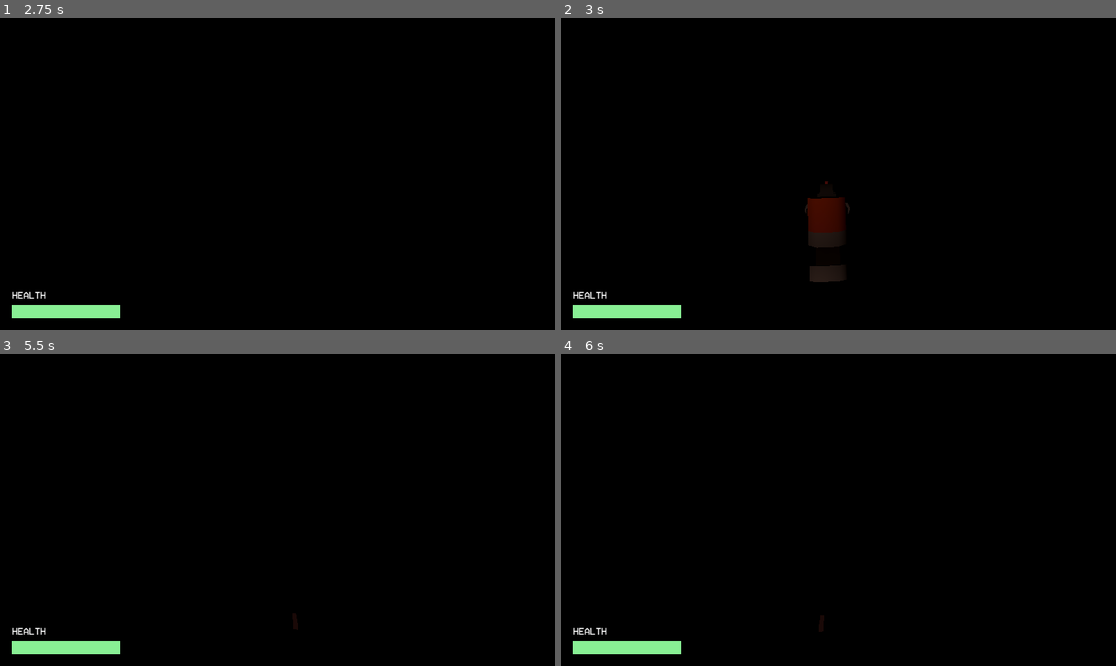
Above: before the commit, frames 1-4 (two rows, left to right).
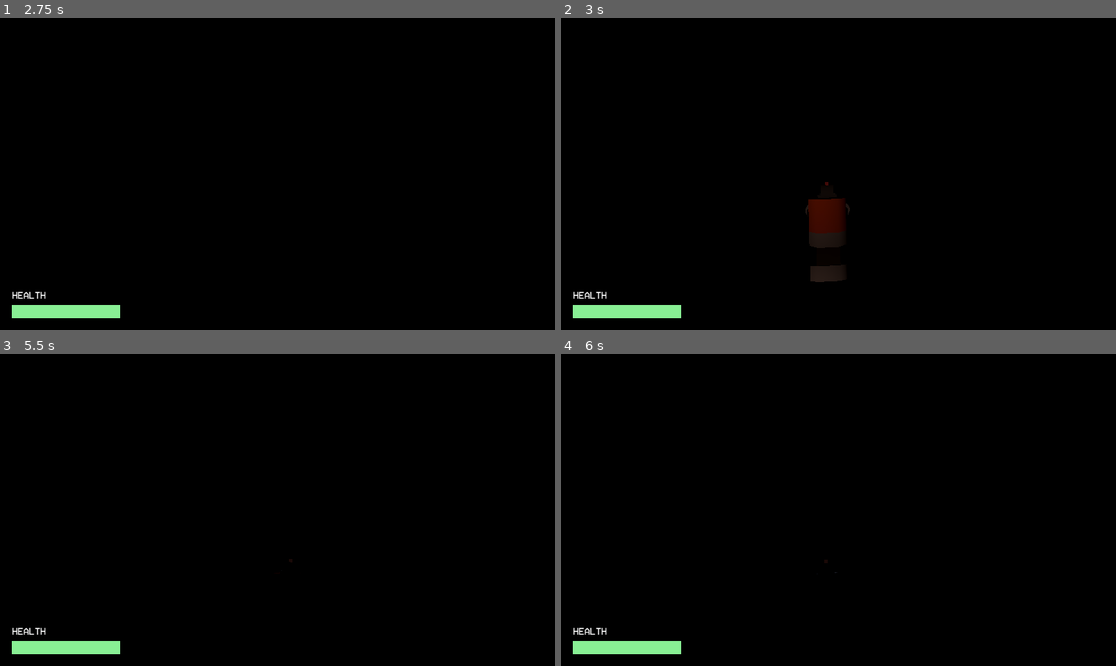
Above: after the commit, the same moments.

Repository: ts-scik/goop-gun
Game: Godot game, scene res://Prefabs/main_scene.tscn
The game is run twice, just before and just after one commit, with the same random seed, the same clock (stepped at 60 frames per second) and the same inputs. The engine's default icon, where the game draws it, is replaced by a stand-in: a white triangle on a blue panel in a dark square.
Inputs (mouse positions are in pixels of both pictures, inside the frame that each line leads up to):
- Up to frame 1 (2.75 s): click (255, 158) at 0.52 s; type "Alex" at 0.6 s; click "Host" at 1.25 s; click "Start Game" at 2 s
- Up to frame 2 (3 s): tap Enter at 2.75 s; move the mouse to (866, 174) at 2.77 s; hold W (forward) from 2.78 s (still down); hold Right mouse button (aim) from 2.78 s (still down)
- Up to frame 3 (5.5 s): keep holding W (forward); tap Space (jump) at 3.02, 3.5, 3.77, 5, 5.27 s; click (305, 510) at 3.05 s; move the mouse to (249, 510) at 3.52 s; release Right mouse button (aim) at 3.53 s; click (249, 510) at 3.6 s; right-click (249, 510) at 3.8 s; tap Enter at 4.25 s; move the mouse to (288, 503) at 4.27 s; hold Right mouse button (aim) 4.28-5.03 s; click (288, 503) at 4.55 s; move the mouse to (271, 516) at 5.02 s; tap Tab (scoreboard) at 5.1 s; right-click (271, 516) at 5.3 s
- Up to frame 4 (6 s): keep holding W (forward); tap Enter at 5.75 s; move the mouse to (877, 513) at 5.77 s; press the mouse at (877, 513) at 5.78 s

Frame 1 is identical in both runs. In frame 2, less than 0.1% of the frame differs, in the area x 43-53%, y 52-85%; in frame 3, less than 0.1%; in frame 4, less than 0.1%.

Commit message:
did a bunch of code cleanup on camera+player

Diff:
--- a/Prefabs/player.tscn
+++ b/Prefabs/player.tscn
@@ -17,12 +17,6 @@
 properties/1/path = NodePath(".:rotation")
 properties/1/spawn = true
 properties/1/replication_mode = 1
-properties/2/path = NodePath("CameraController/GunController:position")
-properties/2/spawn = true
-properties/2/replication_mode = 1
-properties/3/path = NodePath("CameraController/GunController:rotation")
-properties/3/spawn = true
-properties/3/replication_mode = 1
 
 [sub_resource type="StandardMaterial3D" id="StandardMaterial3D_juxdh"]
 transparency = 1
@@ -43,6 +37,12 @@
 properties/2/path = NodePath(".:global_rotation")
 properties/2/spawn = true
 properties/2/replication_mode = 1
+properties/3/path = NodePath("GunController:position")
+properties/3/spawn = true
+properties/3/replication_mode = 1
+properties/4/path = NodePath("GunController:rotation")
+properties/4/spawn = true
+properties/4/replication_mode = 1
 
 [sub_resource type="StandardMaterial3D" id="StandardMaterial3D_08u7w"]
 albedo_color = Color(1, 0, 0, 1)
--- a/Scripts/Player/camera_controller.gd
+++ b/Scripts/Player/camera_controller.gd
@@ -1,10 +1,9 @@
+class_name CameraController
 extends Node3D
-class_name CameraController
+## Manages all player camera input / aiming
 
 # Written using the following godot documentation:
 # https://docs.godotengine.org/en/stable/tutorials/physics/interpolation/advanced_physics_interpolation.html
-# And with help from the following video:
-# https://www.youtube.com/watch?v=zfIuaRzNti4
 
 # //VARIABLE ZONE// #
 
@@ -26,12 +25,16 @@
 var gun_deadzone : Vector3 # Gun's deadzone size (in pixels)
 var gun_hold_distance : float = 0.75 # How far gun is held out from player
 # Gun aiming variables
-var ads_time : float = 0.5 # ADS time (in seconds)
+var ads_time : float = 0.25 # ADS time (in seconds)
 var ads_timer : float = 0.0 # Timer for ADS lerp
 var aim_held : bool = false # Flag for ADS input
 var is_aiming : bool = false # Flag for ADS completed
 var aim_toggle : bool = false # Whether or not we're using toggle-aim
 var kick_amount = Vector2(0.1,0.5) # Cursor's x/y screen kick amount
+var last_aimed_target_pos : Vector3 = Vector3.ZERO # stores last position when aimed
+var last_aimed_target_rot : Vector3 = Vector3.ZERO # stores last rotation when aimed
+var holstered_pos = Vector3(0, 1.0, -0.5) # configurable variable for where gun should go when holstered
+var holstered_rot = Vector3(deg_to_rad(-45.0), 0.0, 0.0) # configurable variable for gun's rotation when holstered
 # Debug stuff
 var red_dot : ColorRect # Node for mouse_position debug display
 var boundary_rect : ReferenceRect # Node for gun_deadzone debug display
@@ -46,12 +49,13 @@
 func _ready() -> void:
 	# Turn off automatic physics interpolation for the Camera3D
 	set_physics_interpolation_mode(Node.PHYSICS_INTERPOLATION_MODE_OFF)
+
 	# Early return if not multiplayer authority - clients own their cameras
 	if not is_multiplayer_authority(): return
 	# Disable transform inheritance from parent
 	top_level = true
 	# Find the target nodes
-	player_controller = get_parent() # TODO: bad!
+	player_controller = get_parent() # TODO: bad! ?
 	# Capture the mouse
 	Input.mouse_mode = Input.MOUSE_MODE_CAPTURED
 	# Get the player camera, and start using it
@@ -74,18 +78,16 @@
 	if Input.mouse_mode == Input.MOUSE_MODE_CAPTURED and event is InputEventMouseMotion:
 		mouse_input.x += -event.screen_relative.x * mouse_sensitivity
 		mouse_input.y += -event.screen_relative.y * mouse_sensitivity
-	# Elif mouse is captured, and we clicked -> shoot
+	# Elif mouse is captured -> handle shooting
 	elif Input.mouse_mode == Input.MOUSE_MODE_CAPTURED and aim_held and event.is_action_pressed("shoot"):
 		shoot()
-	# Elif mouse is captured, and aim button was pressed down this frame,
+	# Elif mouse is captured -> handle aim start (or end, if toggle)
 	elif Input.mouse_mode == Input.MOUSE_MODE_CAPTURED and event.is_action_pressed("aim"):
 		# If aim is a hold, enable aiming
-		if(!aim_toggle):
-			aim_held = true
+		if(!aim_toggle): aim_held = true
 		# If aim is a toggle, toggle aiming
-		else:
-			aim_held = !aim_held
-	# Elif mouse is captured, aim button was released this frame, and we're using hold-to-aim,
+		else: aim_held = !aim_held
+	# Elif mouse is captured -> handle aim end (only for hold-to-aim)
 	elif Input.mouse_mode == Input.MOUSE_MODE_CAPTURED and !aim_toggle and event.is_action_released("aim"):
 		# Disable aiming
 		aim_held = false
@@ -103,12 +105,11 @@
 	# Choose a camera update function depending on whether we're fully aimed or not
 	mouse_input_management()
 
-	# Handle ADS inputs -- THIS NEEDS TO BE AFTER MOUSE INPUT HANDLING
-	#TODO: add third state for once we've finished de-aiming
-	if(aim_held and !is_aiming):
-		start_aim(delta)
-	elif(!aim_held):
-		end_aim(delta)
+	# Update the gun's position + rotation if we're aiming (has to be after player controller rotation)
+	# THIS MUST BE AFTER MOUSE_INPUT_MANAGEMENT!!
+	# TODO: add some kind of sway to gun as mouse moves slower/faster
+	if(aim_held and is_aiming): update_gun_local_space() #if we're aiming
+	else: manage_aiming(delta) # manage aim/de-aim/unaimed states
 
 	# Zero out our mouse input for next frame
 	mouse_input = Vector2.ZERO
@@ -128,6 +129,9 @@
 
 ## Handle mouse input event on camera + gun
 func mouse_input_management() -> void:
+	var mouse_y_locked : bool = false
+	var mouse_x_locked : bool = false
+
 	# Handle AIMED state
 	if(is_aiming):
 		# Update mouse position
@@ -136,80 +140,68 @@
 		mouse_position.x = clampf(mouse_newpos.x, midpoint.x - gun_deadzone.x, midpoint.x + gun_deadzone.x)
 		mouse_position.y = clampf(mouse_newpos.y, midpoint.y - gun_deadzone.y, midpoint.y + gun_deadzone.z)
 
-		# If the gun is trying to move beyond its deadzone, rotate the camera
-		# TODO : a lot of this has duplicate code below
-		if(mouse_position.x != mouse_newpos.x):
-			input_rotation.y += mouse_input.x * camera_sensitivity
-		elif(mouse_position.y != mouse_newpos.y):
-			input_rotation.x = clampf(input_rotation.x + (mouse_input.y * camera_sensitivity), deg_to_rad(-90), deg_to_rad(85))
-
-		# Debug - update our debug red-dot color
-		if(debug_dot): red_dot.color = Color.RED # TODO: - move this to start/end aim
-
+		# If the mouse is still within the bounding box on an axis, lock that axis' camera rotation
+		if(mouse_position.x == mouse_newpos.x): mouse_x_locked = true
+		if(mouse_position.y == mouse_newpos.y): mouse_y_locked = true
+
+		# Debug - Move our debug red-dot
+		if(debug_dot): red_dot.position = mouse_position - (red_dot.size/2)
 	# Handle UNAIMED state
 	else:
 		# Reset mouse position to screen center
 		mouse_position = screen_size/2
 
-		# Update camera rotation
-		# TODO : this code is duplicated above
-		input_rotation.y += mouse_input.x * camera_sensitivity
-		input_rotation.x = clampf(input_rotation.x + (mouse_input.y * camera_sensitivity), deg_to_rad(-90), deg_to_rad(85))
-
-		# Debug - update our debug red-dot color
-		if(debug_dot): red_dot.color = Color.BLUE # TODO: - move this to start/end aim
+	# Rotate the camera (unless it's locked by the bounding boxes)
+	if(!mouse_x_locked): input_rotation.y += mouse_input.x * camera_sensitivity
+	if(!mouse_y_locked): input_rotation.x = clampf(input_rotation.x + (mouse_input.y * camera_sensitivity), deg_to_rad(-90), deg_to_rad(85))
 
 	# Update the player_controller rotation
 	player_controller.camera_controller_anchor.transform.basis = Basis.from_euler(Vector3(input_rotation.x, 0.0, 0.0)) # rotate camera controller (up/down)
 	player_controller.global_transform.basis = Basis.from_euler(Vector3(0.0, input_rotation.y, 0.0)) # rotate player (left/right) # rotate camera controller (up/down)
 	global_transform = player_controller.camera_controller_anchor.get_global_transform_interpolated() # move transform to player head anchor
 
-	# Update the gun's position + rotation if we're aiming (has to be after player controller rotation)
-	# TODO: add some kind of sway to gun as mouse moves slower/faster
-	if(is_aiming): update_gun_local_space()
-
-	# Debug - Move our debug red-dot
-	# TODO - should only do this if we're aiming, or if we just stopped aiming
-	if(debug_dot): red_dot.position = mouse_position - (red_dot.size/2)
-
-
-## Animates gun into aiming position
-func start_aim(delta) -> void:
-	# update the aim timer
-	ads_timer += delta
-	# if we're there, update the aim variable
-	if(ads_timer/ads_time >= 1.0):
-		ads_timer = ads_time
-		is_aiming = true
-	# get target pos/rot
-	var target_pos = Vector3(0,0,-gun_hold_distance)
-	var target_rot = Vector3.ZERO
-	# lerp towards aim position
-	#TODO: This lerp is BAD!!
-	gun_controller.position = lerp(gun_controller.position, target_pos, ads_timer/ads_time)
-	gun_controller.rotation = lerp(gun_controller.rotation, target_rot, ads_timer/ads_time)
-
-
-## Animates gun when not aimed
-var holstered_pos = Vector3(0, 1.0, -0.3)
-var holstered_rot = Vector3(deg_to_rad(-45.0), 0.0, 0.0)
-func end_aim(delta) -> void:
-	# update is_aiming to be safe
-	if(is_aiming): is_aiming = false
-	# update the aim timer
-	ads_timer -= delta
-	if(ads_timer < 0.0): ads_timer = 0.0
+
+## Animates gun in/out of aiming position
+func manage_aiming(delta) -> void:
 	# get target pos/rot
 	var player_interp = player_controller.get_global_transform_interpolated()
-	var target_pos = to_local(
-		player_interp.origin + (player_interp.basis.y * holstered_pos.y) + (player_interp.basis.z * holstered_pos.z)
+	var unaimed_target_pos = to_local(
+		player_interp.origin + (player_interp.basis * holstered_pos)
 	)
-	var target_rot = player_controller.global_rotation + holstered_rot
-	# lerp towards not-aimed position
-	#TODO: This lerp is BAD!!
-	gun_controller.position = lerp(gun_controller.position, target_pos, (1-ads_timer/ads_time))
-	gun_controller.global_rotation = lerp(gun_controller.global_rotation, target_rot, (1-ads_timer/ads_time))
-
+	var unaimed_target_rot = player_interp.basis.get_euler() + holstered_rot
+
+	# If we're in an aim transition,
+	if(aim_held or ads_timer > 0.0):
+		# If we're trying to aim
+		if(aim_held):
+			# update the aim timer
+			ads_timer += delta
+			# if we're there, update the aim variable
+			if(ads_timer/ads_time >= 1.0):
+				ads_timer = ads_time
+				is_aiming = true
+				# Debug - update our debug red-dot color
+				if(debug_dot): red_dot.color = Color.RED
+			last_aimed_target_pos = Vector3(0,0,-gun_hold_distance)
+			last_aimed_target_rot = self.global_rotation + Vector3.ZERO
+		# If we're trying to de-aim
+		elif(!aim_held):
+			# update the aim timer
+			ads_timer = clampf(ads_timer, 0.0, ads_timer-delta)
+			# update is_aiming, last_aimed stuff
+			if(is_aiming):
+				is_aiming = false
+				last_aimed_target_pos = gun_controller.position
+				last_aimed_target_rot = gun_controller.global_rotation
+				# Debug - update our debug red-dot color
+				if(debug_dot):
+					red_dot.color = Color.BLUE
+					red_dot.position = screen_size/2
+		gun_controller.position = lerp(unaimed_target_pos, last_aimed_target_pos, ads_timer/ads_time)
+		gun_controller.global_rotation = lerp(unaimed_target_rot, last_aimed_target_rot, ads_timer/ads_time)
+	else:
+		gun_controller.position = unaimed_target_pos
+		gun_controller.global_rotation = unaimed_target_rot
 
 ## Shoots
 func shoot():
@@ -225,7 +217,7 @@
 ## Updates the gun's position+rotation (for if gun exists in local space)
 func update_gun_local_space():
 	# Update whether gun is global/local
-	gun_controller.top_level = false
+	#gun_controller.top_level = false
 	# Update the gun's position
 	gun_controller.position = to_local(player_camera.project_position(mouse_position,gun_hold_distance))
 	# Update the gun's rotation (relative to camera)
--- a/Scripts/Player/gun_controller.gd
+++ b/Scripts/Player/gun_controller.gd
@@ -1,5 +1,6 @@
+class_name GunController
 extends Node3D
-class_name GunController
+## Manages a player's gun animations/sounds/shooting
 
 @onready var anim_tree : AnimationTree = get_node("GunAnimationTree")
 @onready var anim_player : AnimationPlayer = get_node("GunAnimator")
@@ -20,6 +21,7 @@
 
 
 ## Handles animations
+#TODO: i hate this
 func handle_movement_anim(direction : Vector3):
 	if(direction.x != 0 or direction.z != 0):
 		anim_tree.set("parameters/conditions/stopped", false)
--- a/Scripts/Player/gun_raycast.gd
+++ b/Scripts/Player/gun_raycast.gd
@@ -1,3 +1,4 @@
+class_name GunRaycast
 extends RayCast3D
 
 const BULLET_DECAL = preload("res://Prefabs/bullet_decal.tscn")
--- a/Scripts/Player/player.gd
+++ b/Scripts/Player/player.gd
@@ -1,5 +1,7 @@
+class_name PlayerController
 extends CharacterBody3D
-class_name PlayerController
+## Manages all player input + movement (except for the camera)
+
 
 # Movement constants
 const JUMP_VELOCITY = 4.5
@@ -17,7 +19,7 @@
 var paused = false
 var health : int = 3
 var score : int = 0
-
+# Variables for foosteps
 var footstep_timer : float = 0.0
 var footstep_time_length : float = 0.5
 
@@ -95,7 +97,7 @@
 
 
 ## Randomly selects and then plays a footstep sound
-@rpc("authority","call_local","unreliable")
+@rpc("authority","call_local","unreliable") # It's okay if a footstep sound is dropped
 func play_footstep_sound() -> void:
 	if($FootstepSound.playing): return
 	var selection :int = randi_range(0,8)
@@ -114,7 +116,7 @@
 
 
 ## Die if out of health
-# TODO: we should tell the server we've died, and ask if to handle the respawning
+# TODO: we should tell the server we've died, and ask it to handle the respawning
 # TODO: add some kind of death animation / respawn time
 # TODO: add better respawn logic
 @rpc("any_peer","call_local","reliable")
@@ -131,6 +133,7 @@
 		HUD.update_health(health)
 	print("i am dead! killed by the evil ",shooter)
 	NetworkManager.players_dict[int(shooter)]["score"]+=1
+	HUD.update_scores()
 
 
 
@@ -146,8 +149,6 @@
 
 
 ## Handle main menu value updates
-# TODO: adjust this so we can update the score display whenever the points are updated
-# TODO: some of this should be the game manager's problem
 func _on_menu_value_update(value, parameter : String) -> void:
 	match(parameter):
 		"master_vol":
--- a/Scripts/world.gd
+++ b/Scripts/world.gd
@@ -1,8 +1,9 @@
 extends Node3D
 
-@export var player_scene : PackedScene
-@export var player_spawner : MultiplayerSpawner
-var spawn_positions : Array[Vector3]
+@export var player_scene : PackedScene # player scene
+@export var player_spawner : MultiplayerSpawner # player MultiplayerSpawner node
+
+var spawn_positions : Array[Vector3] # Stores global_position variables of spawn locations
 
 
 func _ready()-> void:
